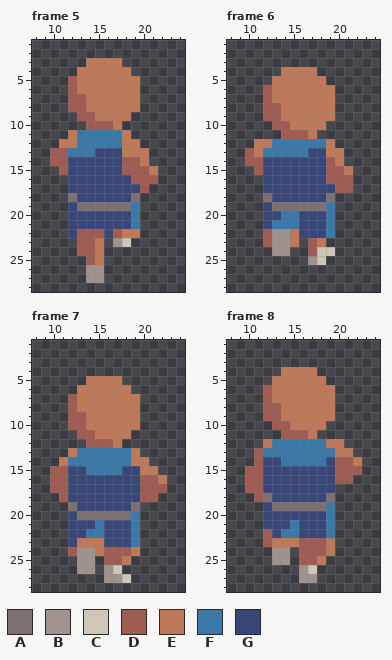
Two versions of one pixel-art file, _Graphic Assets/Pixel Art/Player_Run.ase. Above, as it was before the edit.
32x32 pixels, 16 frames. Shown: frame 5: x 8..24, y 1..28; frame 6: x 8..24, y 1..28; frame 7: x 8..24, y 1..28; frame 8: x 8..24, y 1..28. The commit also changed other frames, which this record leaves out.
Palette (. is transparent): A #7d7071  B #a0938e  C #cfc6b8  D #a05b53  E #bf7958  F #3978a8  G #394778
Pixels before, frame 5, first column x 10:
 3 ....EEEE....
 4 ...EEEEEE...
 5 ..DEEEEEEE..
 6 ..DEEEEEEE..
 7 ..DDEEEEEE..
 8 ..DDEEEEEE..
 9 ...DDEEEE...
10 ....DDDE....
11 ..EFFFFFE...
12 .EEFFFFFEE..
13 DDFFFGGGEEE.
14 DDGGGGGGDDE.
15 .DGGGGGGDDDE
16 ..GGGGGGGDDD
17 ..GGGGGGGGD.
18 ..AGGGGGGA..
19 ..GAAAAAAF..
20 ..GGGGGGGF..
21 ..GGGGGGGF..
22 ..GDDDGDEE..
23 ...DDE.BC...
24 ...DDE......
25 ....DE......
26 ....BB......
27 ....BB......
Pixels before, frame 6, first column x 10:
 4 ....EEEE....
 5 ...EEEEEE...
 6 ..DEEEEEEE..
 7 ..DEEEEEEE..
 8 ..DDEEEEEE..
 9 ..DDEEEEEE..
10 ...DDEEEE...
11 ....DDDE....
12 .EEFFFFFFE..
13 DEFFFFFGGEE.
14 DDGGGGGGGDE.
15 .DGGGGGGGDDE
16 ..GGGGGGGDDD
17 ..GGGGGGGGDD
18 ..AGGGGGGA..
19 ..GAAAAAAF..
20 ..GGFFGGGF..
21 ..GFFFGGGF..
22 ..DBBEGGGF..
23 ..DBBE.DE...
24 ...BB..DCC..
25 .......BC...
Pixels before, frame 7, first column x 10:
 5 ....EEEE.....
 6 ...EEEEEE....
 7 ..DEEEEEEE...
 8 ..DEEEEEEE...
 9 ..DDEEEEEE...
10 ..DDEEEEEE...
11 ...DDEEEE....
12 ....DDDE.....
13 ..EFFFFFFE...
14 .EFFFFFFFEE..
15 DDGGFFFFGGEE.
16 DDGGGGGGGGDDE
17 DDGGGGGGGGDDD
18 .DGGGGGGGGDD.
19 ..AGGGGGGA...
20 ..GAAAAAAF...
21 ..GGGFGGGF...
22 ..GGFFGGGF...
23 ..GEEEGGGF...
24 ..DBBEDDDE...
25 ...BB.DDE....
26 ...BB.BC.....
27 ......BBC....
Pixels before, frame 8, first column x 10:
 4 ....EEEE.....
 5 ...EEEEEE....
 6 ..DEEEEEEE...
 7 ..DEEEEEEE...
 8 ..DDEEEEEE...
 9 ..DDEEEEEE...
10 ...DDEEEE....
11 ....DDDE.....
12 ..EFFFFFFEE..
13 .DFFFFFFFFEE.
14 .DGGFFFFFGDDE
15 DDGGGGGGGGDDD
16 DDGGGGGGGGDD.
17 DDGGGGGGGG...
18 .DAGGGGGGA...
19 ..GAAAAAAF...
20 ..GGGGGGGF...
21 ..GGGFGGGF...
22 ..DGFFGGGF...
23 ..DEEEDDDE...
24 ...BB.DDDE...
25 ...BB.DDE....
26 ......BC.....
27 ......BB.....
Once edited:
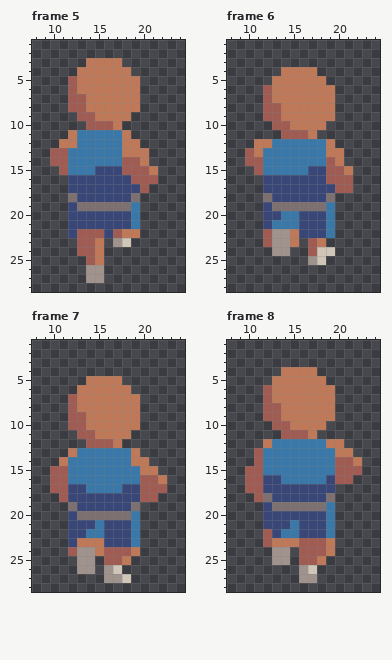
From old to new:
{"where": "frame 5"}
{"frame":5,"y":13,"x":15,"old":"GGG","new":"FFF"}
{"frame":5,"y":14,"x":12,"old":"GGGGGG","new":"FFFFFF"}
{"frame":5,"y":15,"x":12,"old":"GGG","new":"FFF"}
{"where": "frame 6"}
{"frame":6,"y":13,"x":17,"old":"GG","new":"FF"}
{"frame":6,"y":14,"x":12,"old":"GGGGGGG","new":"FFFFFFF"}
{"frame":6,"y":15,"x":12,"old":"GGGGG","new":"FFFFF"}
{"where": "frame 7"}
{"frame":7,"y":15,"x":12,"old":"GG","new":"FF"}
{"frame":7,"y":15,"x":18,"old":"GG","new":"FF"}
{"frame":7,"y":16,"x":12,"old":"GGGGGGGG","new":"FFFFFFFF"}
{"frame":7,"y":17,"x":14,"old":"GGGG","new":"FFFF"}
{"where": "frame 8"}
{"frame":8,"y":14,"x":12,"old":"GG","new":"FF"}
{"frame":8,"y":14,"x":19,"old":"G","new":"F"}
{"frame":8,"y":15,"x":12,"old":"GGGGGGGG","new":"FFFFFFFF"}
{"frame":8,"y":16,"x":14,"old":"GGGGG","new":"FFFFF"}
{"label":"changed","picture_box":[68,148,122,175]}
{"label":"changed","picture_box":[263,148,326,175]}
{"label":"changed","picture_box":[68,466,140,493]}
{"label":"changed","picture_box":[263,457,335,484]}
